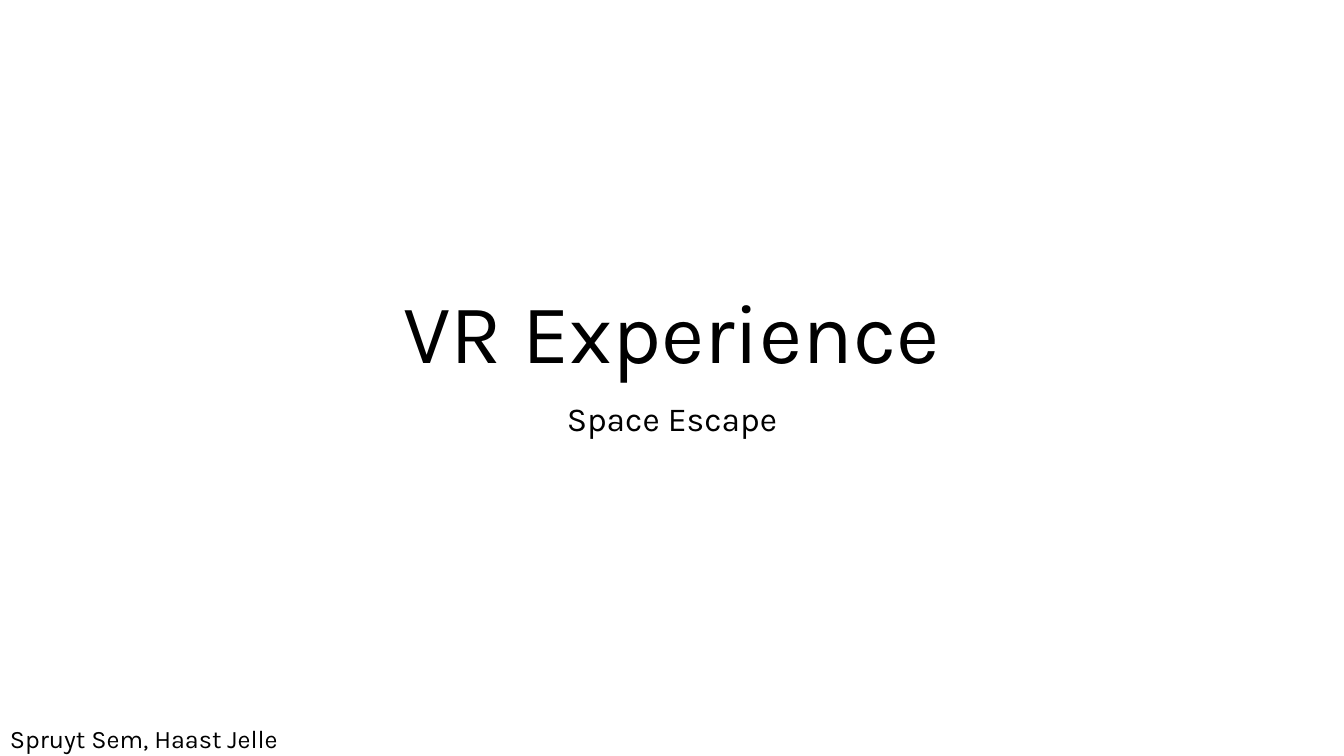
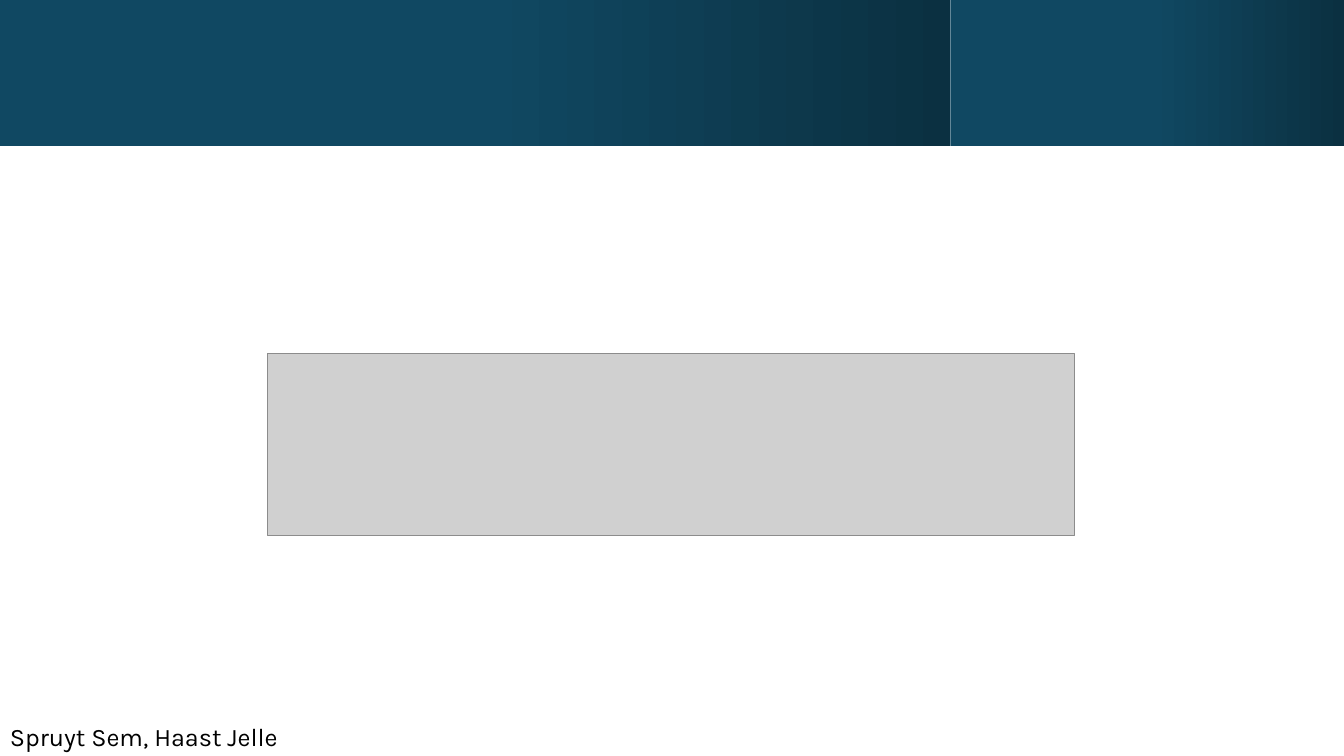
Before and after one commit to JelleHaast/VRExp2026Project, a slide deck: slide 1 of ProjectVREXP.pptx. Drawn at 1344x756 pixels with LibreOffice and Linux fonts; fonts in the diff are those of the drawing; grey boxes stand for pictures. Boxes give left, top, right and bottom in pixels: in the first picture for what was removed or moved away, otherwise in the second. Text is boxed around its words. In the diff, an @@ line names an element or a change of style, - is before the commit and + after.

```diff
--- a/ProjectVREXP.pptx
+++ b/ProjectVREXP.pptx
@@ rectangle added at bbox=[0, 0, 951, 146], fill gradient #104862 to #0B3041 @@
@@ rectangle added at bbox=[951, 0, 1344, 146], fill gradient #104862 to #0B3041 @@
@@ title removed at bbox=[404, 305, 940, 383] @@
-VR Experience
@@ picture added at bbox=[268, 354, 1075, 536] @@
@@ subtitle removed at bbox=[567, 409, 777, 439] @@
-Space Escape
```
Also in this commit, not shown: 3 other slides changed, 2 slides added, 1 slide removed.
